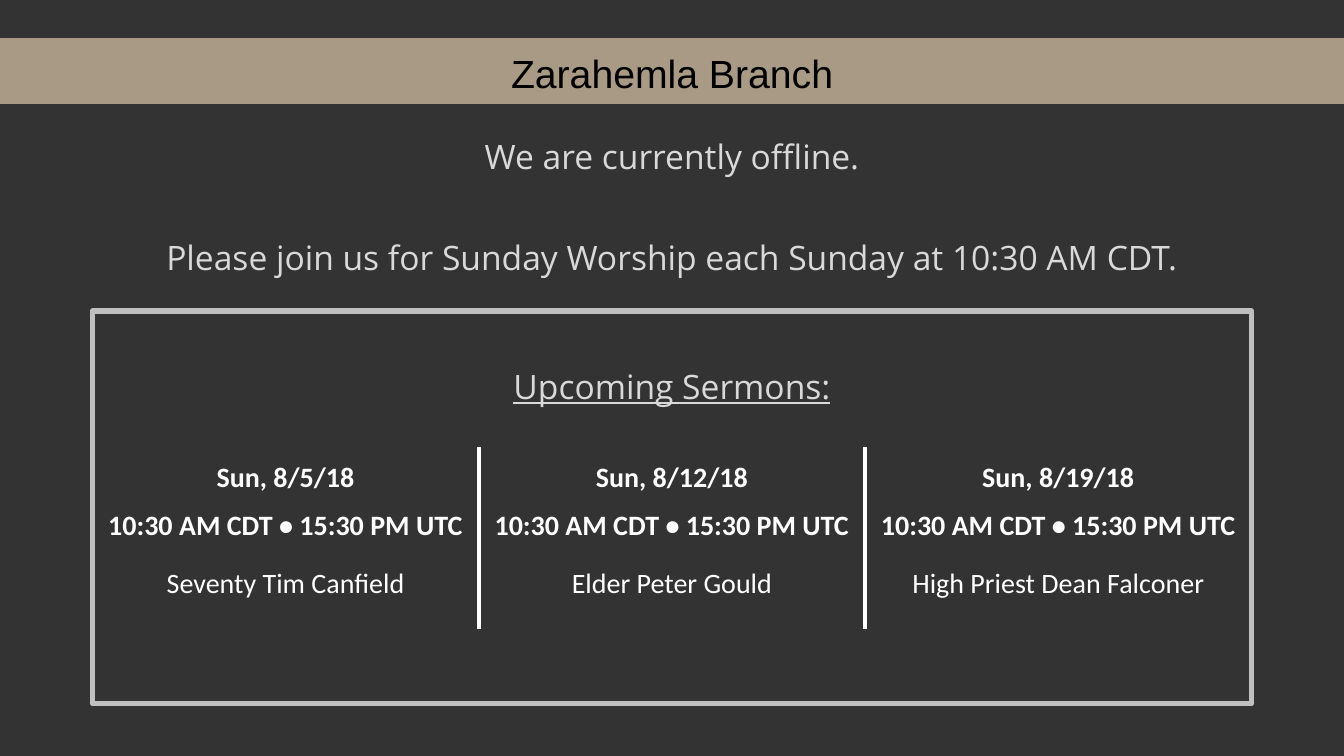
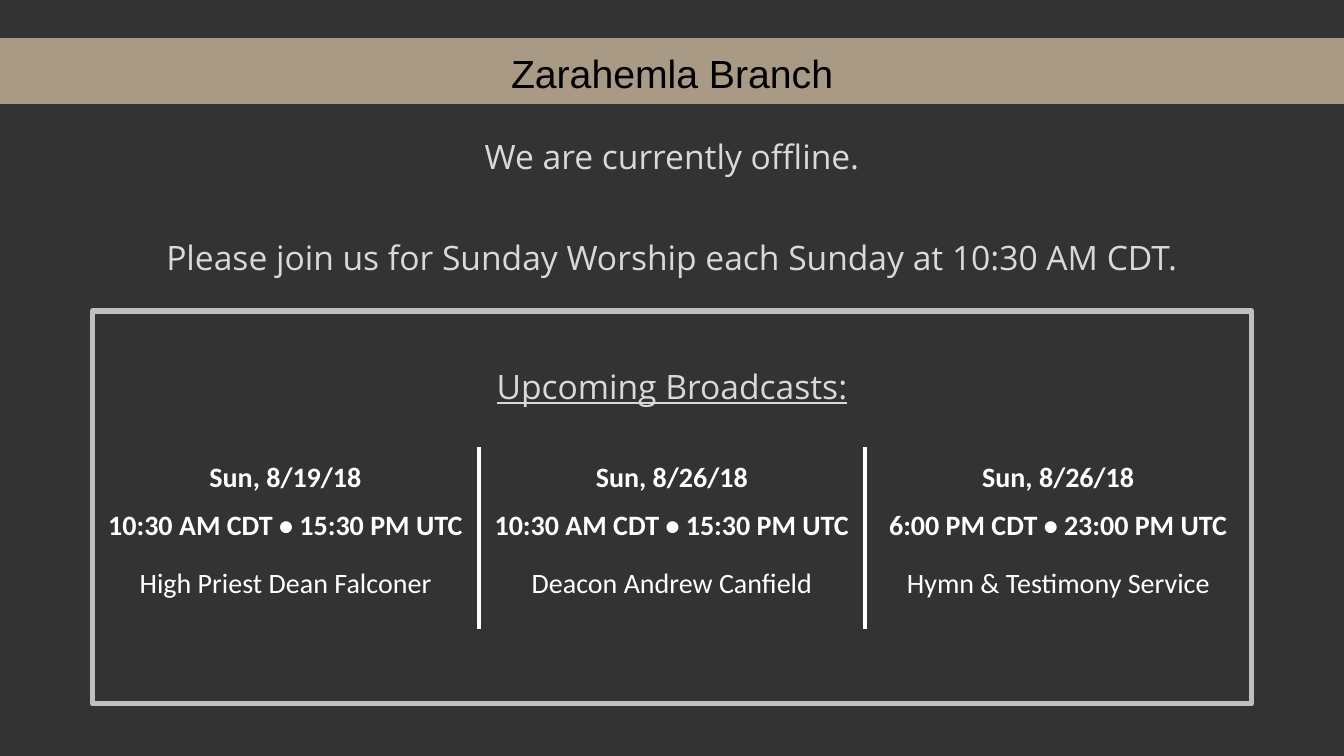
Before and after one commit to kevinmcmilian/ZarahemlaHymnPPTs, a slide deck: slide 1 of Offline Slide.pptx. Drawn at 1344x756 pixels with LibreOffice and Linux fonts; fonts in the diff are those of the drawing; background and template pictures are left out. Boxes give left, top, right and bottom in pixels: in the first picture for what was removed or moved away, otherwise in the second. Text is boxed around its words. In the diff, an @@ line names an element or a change of style, - is before the commit and + after.

Commit message:
Offline slide update

```diff
--- a/Offline Slide.pptx
+++ b/Offline Slide.pptx
@@ text at <box>497,373,847,407</box>: text changed @@
-Upcoming Sermons:
+Upcoming Broadcasts:
@@ table at <box>93,448,1251,629</box> @@
-row 1: Sun, 8/5/18 | Sun, 8/12/18 | Sun, 8/19/18
+row 1: Sun, 8/19/18 | Sun, 8/26/18 | Sun, 8/26/18
-row 2, column 3: 10:30 AM CDT • 15:30 PM UTC
+row 2, column 3: 6:00 PM CDT • 23:00 PM UTC
-row 3: Seventy Tim Canfield | Elder Peter Gould | High Priest Dean Falconer
+row 3: High Priest Dean Falconer | Deacon Andrew Canfield | Hymn & Testimony Service
```
